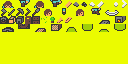
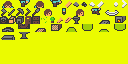
Revision of a layered 128×64 image; what changed, layer by layer:
painted on "character_idle.bmp" over box(1, 16, 80, 40)
